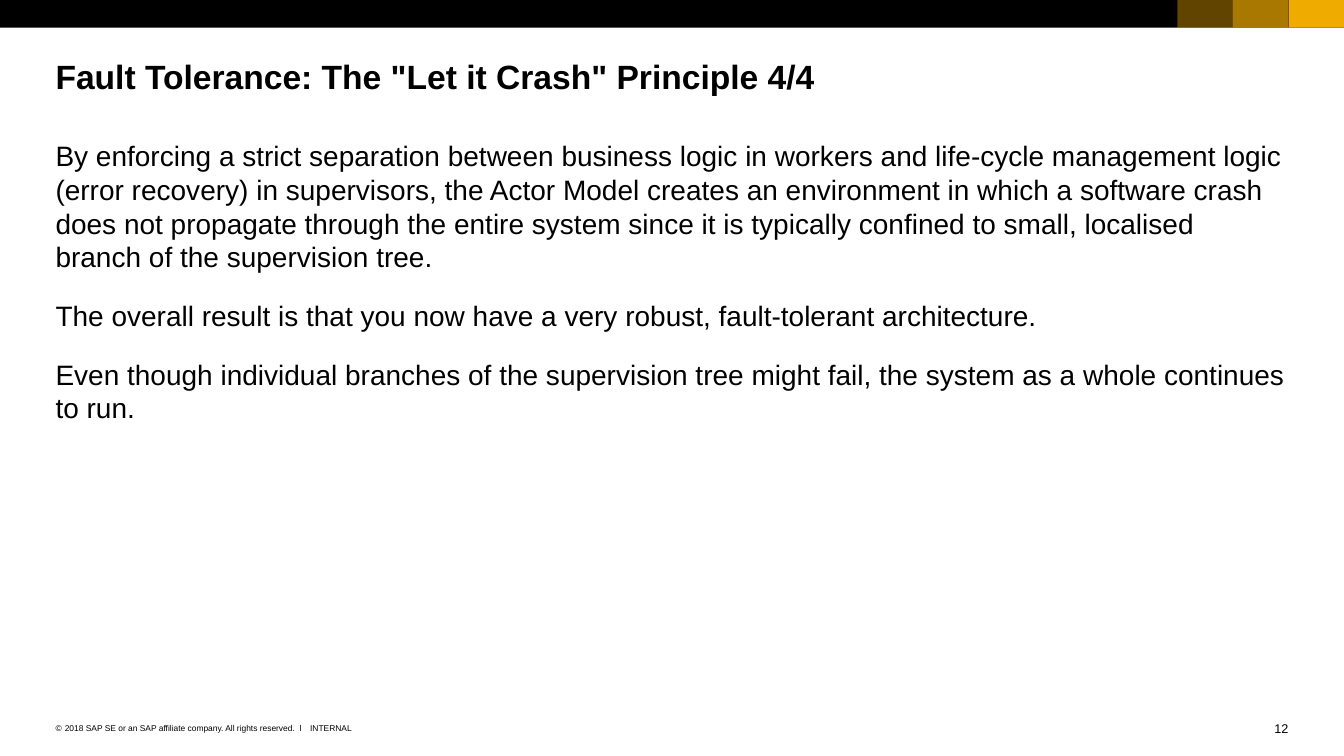
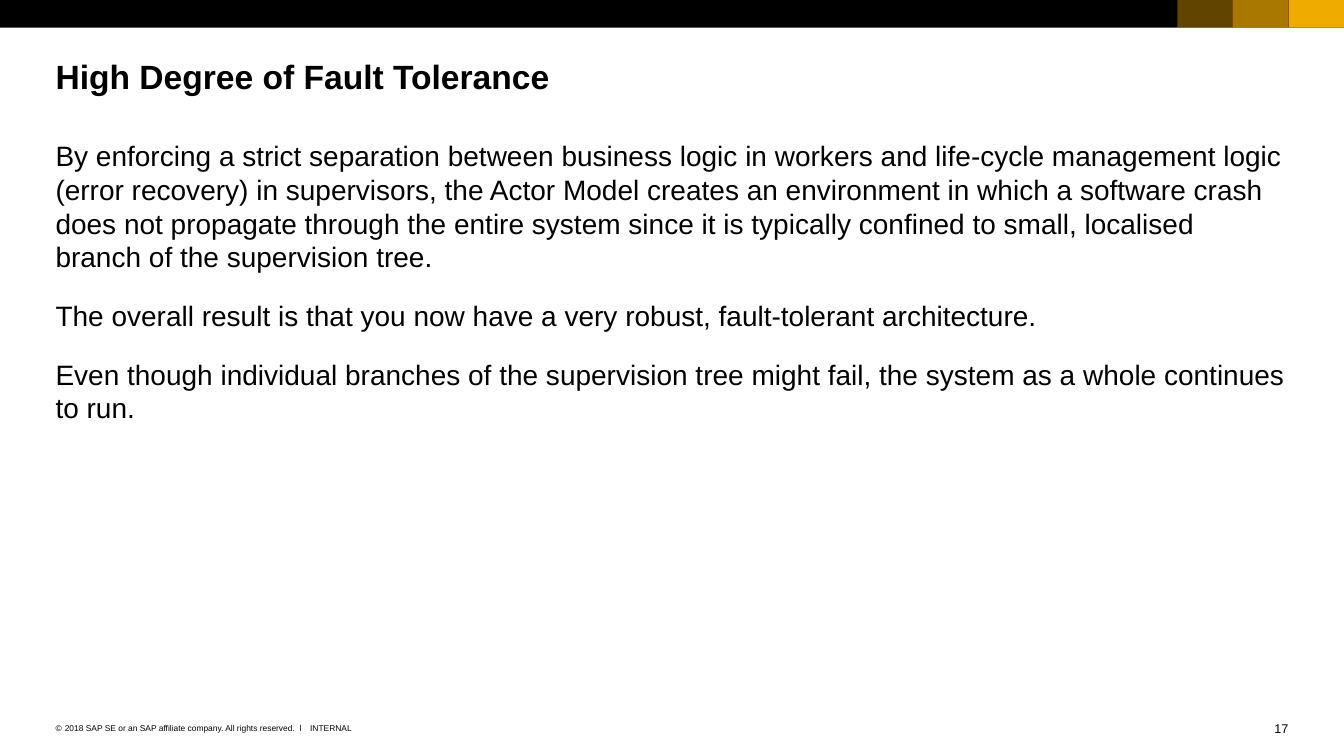
Before and after one commit to ChrisWhealy/WeatherDemo, a slide deck: slide 17 of documentation/Using the Actor Model.ppsx (slide 12 before the commit). Drawn at 1344x756 pixels with LibreOffice and Linux fonts; fonts in the diff are those of the drawing. Boxes give left, top, right and bottom in pixels: in the first picture for what was removed or moved away, otherwise in the second. Text is boxed around its words. In the diff, an @@ line names an element or a change of style, - is before the commit and + after.

```diff
--- a/documentation/Using the Actor Model.ppsx
+++ b/documentation/Using the Actor Model.ppsx
@@ title at (56,64,549,96): text changed @@
-Fault Tolerance: The "Let it Crash" Principle 4/4
+High Degree of Fault Tolerance
@@ page number at (1274,724,1288,733): text changed @@
-12
+17
```
Also in this commit, not shown: 9 other slides changed, 7 slides added, 2 slides removed.
